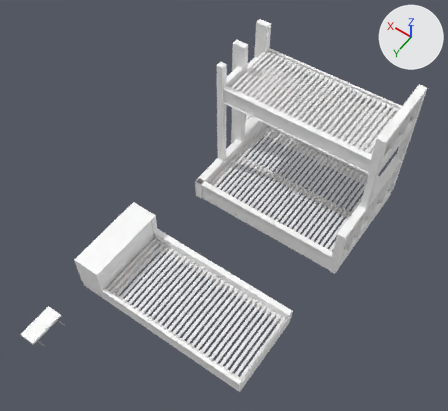
The glTF model public/models/Bunk-Slats.glb: old version first, new version second.
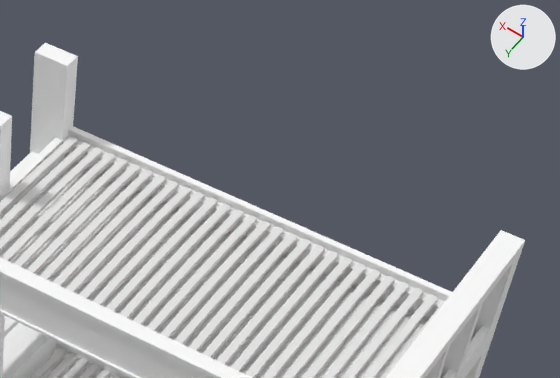
The first picture shows the older version from a camera (50 mm lens) standing at (-2.44, 5.17, 6.92) and looking at (0.21, 1.46, 1.09). The close-ups show the older and then the newer version on the part from 54% to 98% of the width and 1% to 33% of the height of that picture. Only the edits that show in the close-ups are written down. The axes (+X, +Y, +Z) are drawn at upper right. The lights are the same throughout. Where no turn or scale is listed for an object, it has been applied to the vertices.

The older version as bpy lines, for what is in view:
```python
me_cube_948 = bpy.data.meshes.new('Cube.948')
me_cube_948.from_pydata(...)  # 16 vertices, 28 faces; spans x -0.01..0.01, y -0.77..0.77, z -0.25..0.05
me_cube_948.materials.append(mat_6_4)  # white #ffffff
me_cube_998 = bpy.data.meshes.new('Cube.998')
me_cube_998.from_pydata(...)  # 1560 vertices, 3000 faces; spans x -0.02..2.01, y -0.48..0.48, z -0.01..0.02
me_plane_758 = bpy.data.meshes.new('Plane.758')
me_plane_758.from_pydata(...)  # a box spanning x -1.05..1.04, y -0.02..0.02, z -0.02..0.02
me_plane_758.materials.append(mat_lumber_2x4)  # white #ffffff
me_plane_759 = bpy.data.meshes.new('Plane.759')
me_plane_759.from_pydata(...)  # a box spanning x -1.05..1.04, y -0.02..0.02, z -0.02..0.02
me_plane_759.materials.append(mat_lumber_2x4)  # white #ffffff
ob_cube_004 = bpy.data.objects.new('Cube.004', me_cube_998)
ob_cube_004.location = (-0.99, -0.238, 1.586)
ob_queen_foot_002 = bpy.data.objects.new('queen-foot.002', me_cube_948)
ob_queen_foot_002.location = (1.038, 0.0, 0.251)
ob_slot_rail_017 = bpy.data.objects.new('slot-rail.017', me_plane_758)
ob_slot_rail_017.location = (0.006, -0.746, 1.59)
ob_slot_rail_018 = bpy.data.objects.new('slot-rail.018', me_plane_759)
ob_slot_rail_018.location = (0.006, -0.743, 0.21)
# also in view: 'slot-rail.016' at (0.0, -0.7, 1.53); 'queen-head.039' at (0.0, 0.3, 1.43); 'twin-rail-side.004' at (0.0, -0.74, 1.5); 'twin-rail-head.002' at (-1.12, -0.23, 1.5); 'Cube.002' at (-0.02, -0.37, 0.21)
```
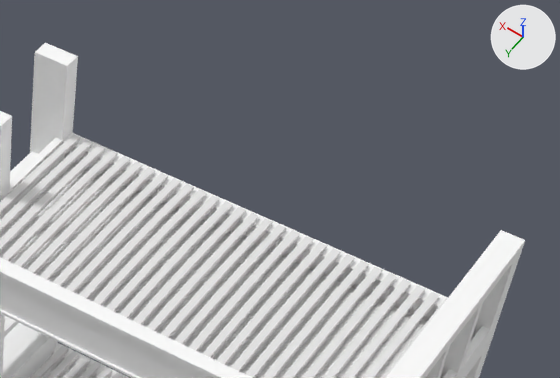
Boxes [x1, y1, x2, y2] around the edits, measured in the close-ups (560 x 378 px):
'Cube.004', moved
    before: [0, 136, 445, 378]
    after: [0, 134, 448, 378]
'slot-rail.017', deleted
    before: [68, 126, 452, 301]
'slot-rail.018', deleted (mostly hidden)
    before: [56, 343, 127, 378]

The change in detail:
Object 'Cube.004' (ob_cube_004) moves from (-0.99, -0.238, 1.586) to (-0.99, -0.255, 1.586).
Object 'slot-rail.017' (ob_slot_rail_017) is deleted.
Object 'slot-rail.018' (ob_slot_rail_018) is deleted.
